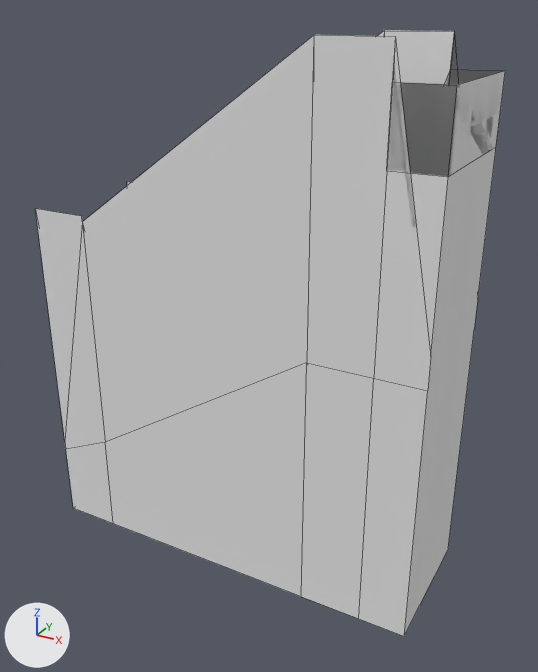
An edit to the Blender file Assets/prefabs/basketballgamemodel.blend, drawn before and after from the same camera.
Both versions are drawn from a 50 mm lens placed at (8.05, -12.54, 10.87), pointed at (0.83, 0.6, 4.3). Arrows for +X, +Y and +Z are at lower left; the lights stay in place. Mesh edges are drawn as thin lines.

The scene before the commit, as lines of its bpy script (objects in view):
```python
me_cube = bpy.data.meshes.new('Cube')
me_cube.from_pydata(...)  # 72 vertices, 69 faces; spans x -4.08..4.89, y -1.0..2.13, z -1.0..10.49
me_cube.materials.append(mat_material)  # white #e7e7e7
ob_cube = bpy.data.objects.new('Cube', me_cube)
ob_cube.location = (0.0, 0.0, 0.0)
```
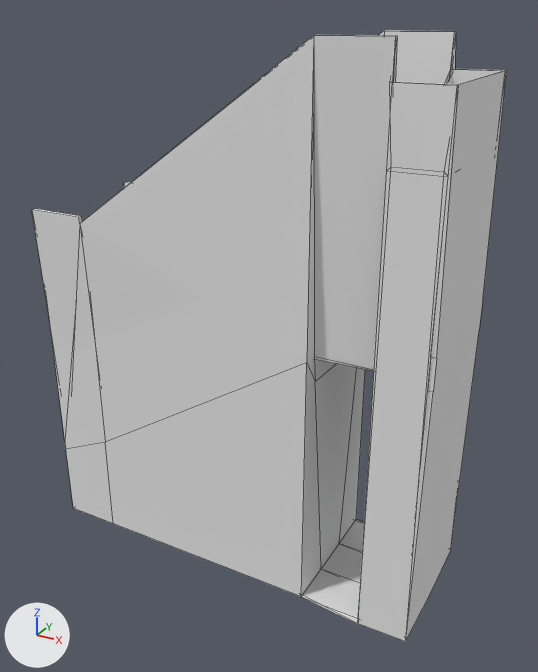
What changed in the scene script:
```text
Change me_cube:
    used by ob_cube; location = (0.0, 0.0, 0.0)
    remove me_cube.from_pydata(...)  # 72 vertices, 69 faces; spans x -4.08..4.89, y -1.0..2.13, z -1.0..10.49
    add me_cube.from_pydata(...)  # 70 vertices, 61 faces; spans x -4.08..4.89, y -1.0..2.13, z -1.0..10.49
    me_cube part 1
    2 vertices are removed from x 3.88, y -1.0..2.13, z 4.72
    10 faces are deleted
    2 new faces join them
Change ob_cube:
    add _m = ob_cube.modifiers.new('Solidify', 'SOLIDIFY')
    add _m.thickness = 0.1
    add _m.nonmanifold_thickness_mode = 'FIXED'
    add _m.nonmanifold_merge_threshold = 0.0003
```

Changed parts and their boxes [x1, y1, x2, y2] in the pictures (538 x 672 px):
'Cube', reshaped, modifiers changed
    before: [35, 30, 505, 636]
    after: [32, 30, 507, 642]
part 1 of me_cube, cut back
    before: [301, 35, 503, 636]
    after: [358, 167, 448, 642]
